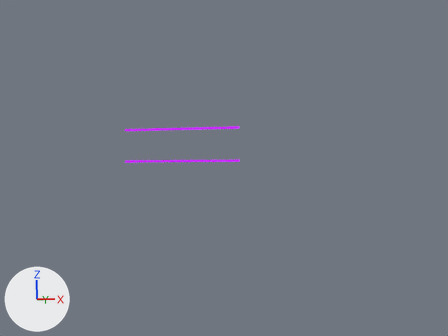
A saved change to the Blender file production/character/MIKAGE_HELMET_HEAD_LOOKDEV_EEVEE_V0_1.blend.
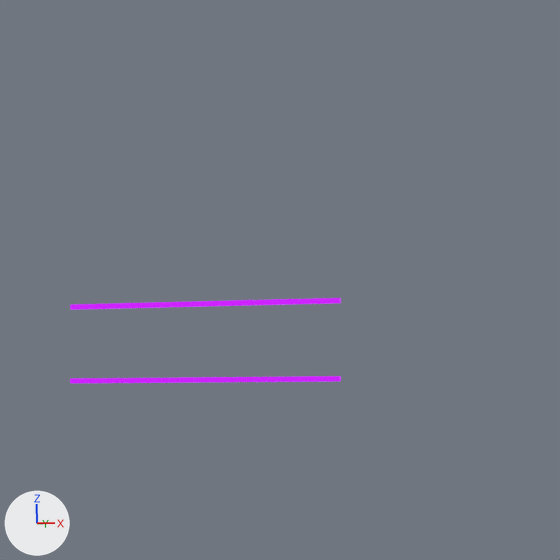
Old and new are each drawn from the file's camera 'HEAD_LOOKDEV_CAM_A_DORMANT_3Q_HERO' and again close up on the part from 21% to 74% of the width and 0% to 71% of the height. The axes (+X, +Y, +Z) are drawn at lower left. The lights are the same throughout. The older version's two pictures come first. The same objects are shown in both versions, whatever each file hides.

In view in the first close-up: 'HEAD_LOOKDEV_awakened_violet_inner_slit_1_of_2', 'HEAD_LOOKDEV_awakened_violet_inner_slit_2_of_2'.
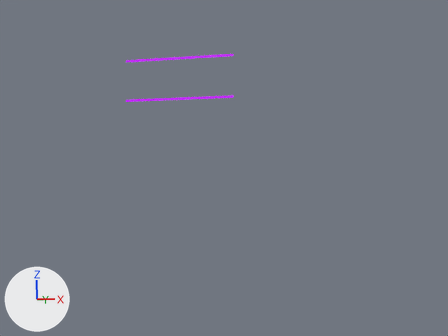
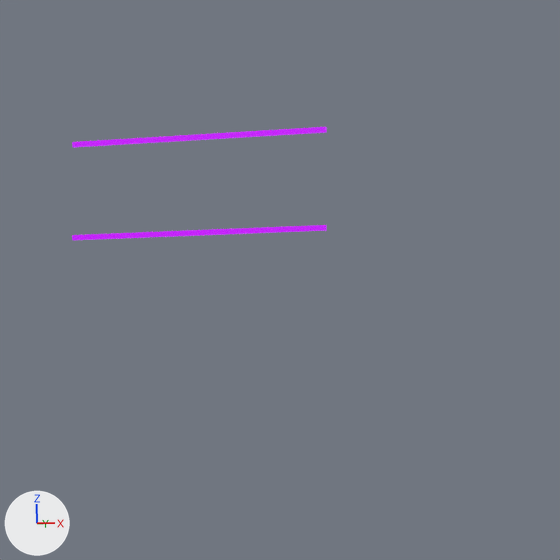
Location of each change, [x1, y1, x2, y2] in pixels of the close-ups (560 x 560 px):
'HEAD_LOOKDEV_awakened_violet_inner_slit_1_of_2', moved, rescaled: before [70, 298, 341, 310]; after [72, 127, 327, 147]
'HEAD_LOOKDEV_awakened_violet_inner_slit_2_of_2', moved: before [70, 376, 341, 383]; after [72, 225, 327, 240]

The change, as a diff of the scene's bpy script:
```diff
--- a/production/character/MIKAGE_HELMET_HEAD_LOOKDEV_EEVEE_V0_1.blend.py
+++ b/production/character/MIKAGE_HELMET_HEAD_LOOKDEV_EEVEE_V0_1.blend.py
@@ me_cube_122 @@
 # used by ob_head_lookdev_awakened_violet_inner_slit_1_of_2; location = (0.0, -0.522, 3.36)
-me_cube_122.from_pydata(...)  # 8 vertices, 6 faces; spans x -0.23..0.23, y -0.004..0.004, z -0.004..0.004
+me_cube_122.from_pydata(...)  # 8 vertices, 6 faces; spans x -0.215..0.215, y -0.003..0.003, z -0.004..0.004
+# me_cube_122 part 1: the whole mesh is scaled about its middle by (0.935, 0.857, 1)
 me_cube_122.materials.append(mat_head_lookdev_awakened_violet_slit_signal_8f00ff_off_by_default)
@@ ob_head_lookdev_awakened_violet_inner_slit_1_of_2 @@
 ob_head_lookdev_awakened_violet_inner_slit_1_of_2 = bpy.data.objects.new('HEAD_LOOKDEV_awakened_violet_inner_slit_1_of_2', me_cube_122)
-ob_head_lookdev_awakened_violet_inner_slit_1_of_2.location = (0.0, -0.522, 3.36)
+ob_head_lookdev_awakened_violet_inner_slit_1_of_2.location = (0.0, -0.545, 3.62)
@@ ob_head_lookdev_awakened_violet_inner_slit_2_of_2 @@
 ob_head_lookdev_awakened_violet_inner_slit_2_of_2 = bpy.data.objects.new('HEAD_LOOKDEV_awakened_violet_inner_slit_2_of_2', me_cube_124)
-ob_head_lookdev_awakened_violet_inner_slit_2_of_2.location = (0.0, -0.522, 3.24)
+ob_head_lookdev_awakened_violet_inner_slit_2_of_2.location = (0.0, -0.545, 3.47)
```
